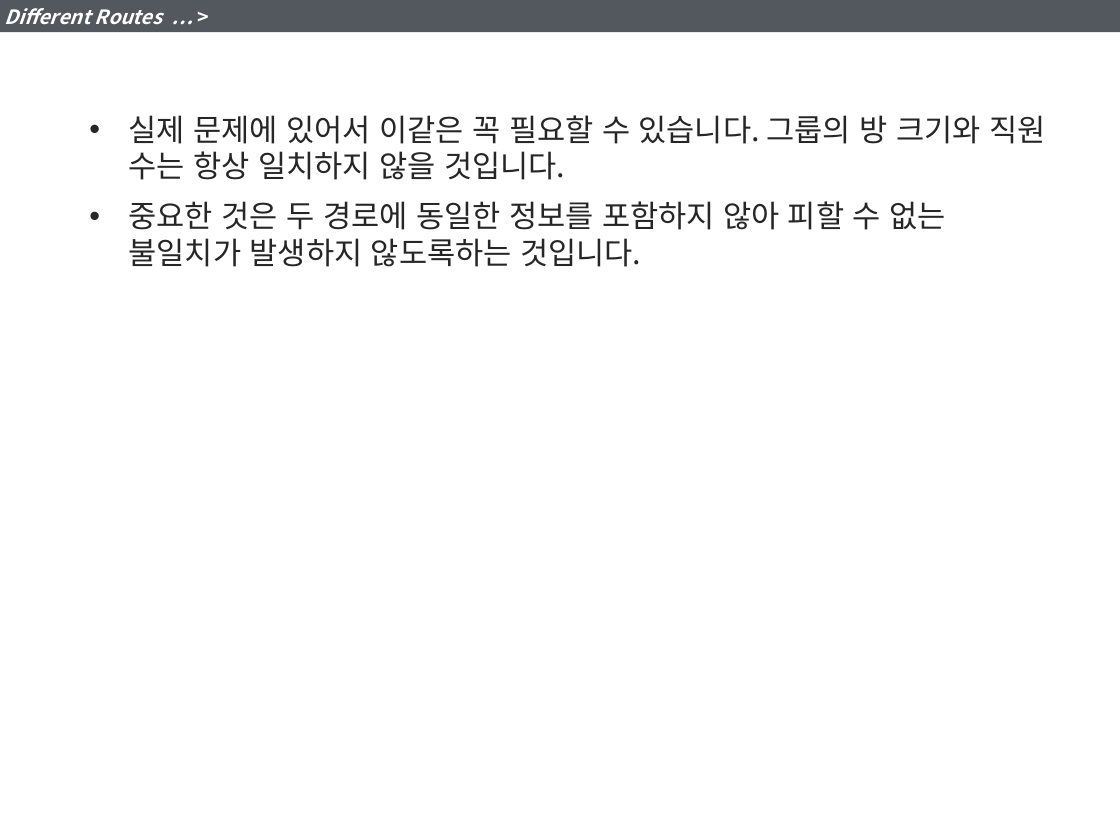
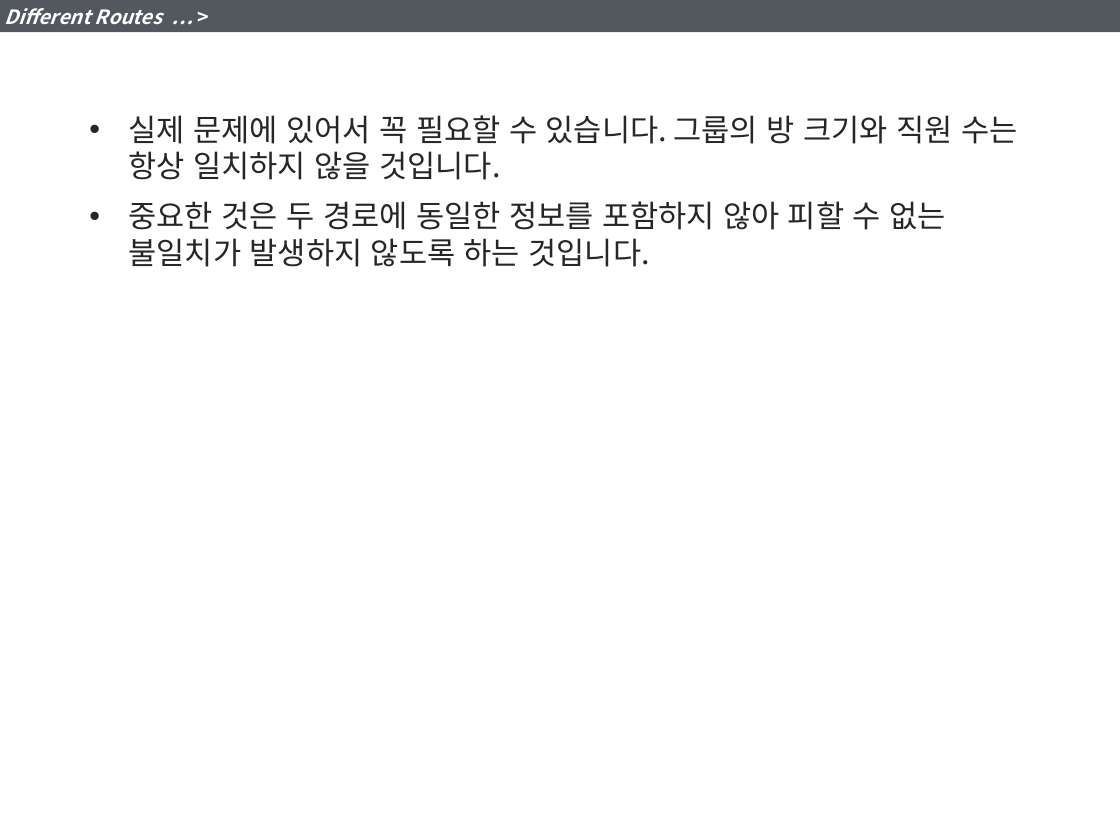
Before and after one commit to YoonJoon/KGarden, a slide deck: slide 22 of DBDesign/6_DevelopingaDataModel.pptx. Drawn at 1120x840 pixels with LibreOffice and Linux fonts; fonts in the diff are those of the drawing. Boxes give left, top, right and bottom in pixels: in the first picture for what was removed or moved away, otherwise in the second. Text is boxed around its words. In the diff, an @@ line names an element or a change of style, - is before the commit and + after.

```diff
--- a/DBDesign/6_DevelopingaDataModel.pptx
+++ b/DBDesign/6_DevelopingaDataModel.pptx
@@ text at <box>129,115,1017,267</box>: text changed @@
-• 실제 문제에 있어서 이같은 꼭 필요할 수 있습니다. 그룹의 방 크기와 직원 수는 항상 일치하지 않을 것입니다.
-• 중요한 것은 두 경로에 동일한 정보를 포함하지 않아 피할 수 없는 불일치가 발생하지 않도록하는 것입니다.
+• 실제 문제에 있어서 꼭 필요할 수 있습니다. 그룹의 방 크기와 직원 수는 항상 일치하지 않을 것입니다.
+• 중요한 것은 두 경로에 동일한 정보를 포함하지 않아 피할 수 없는 불일치가 발생하지 않도록 하는 것입니다.
```
Also in this commit, not shown: 7 other slides changed.
